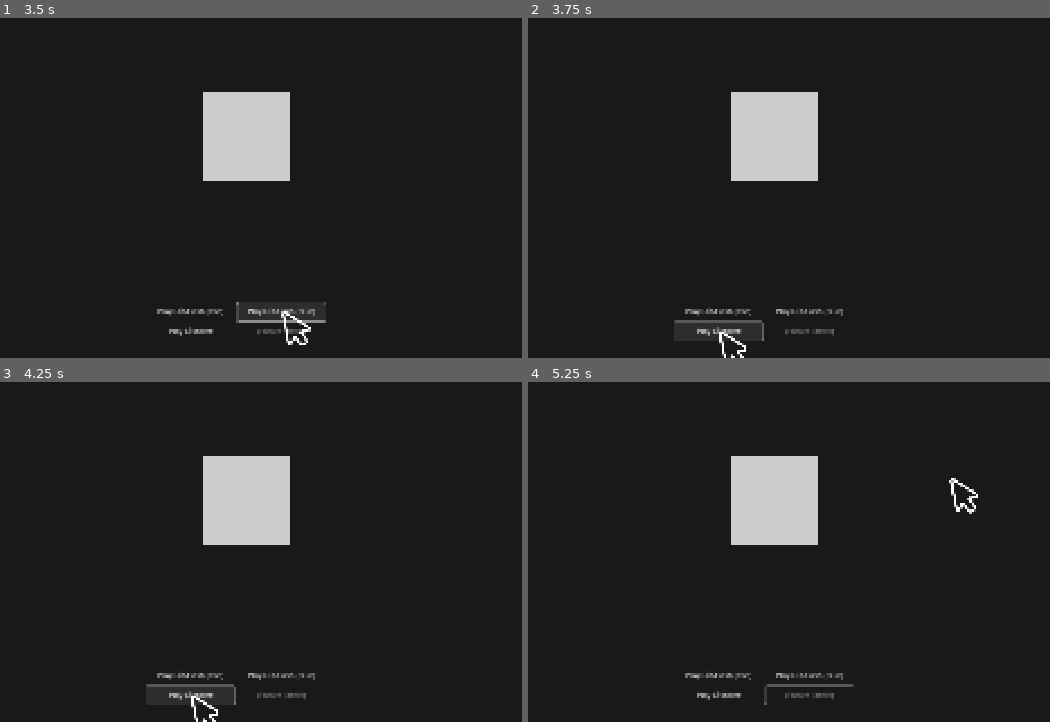
Above: before the commit, frames 1-4 (two rows, left to right).
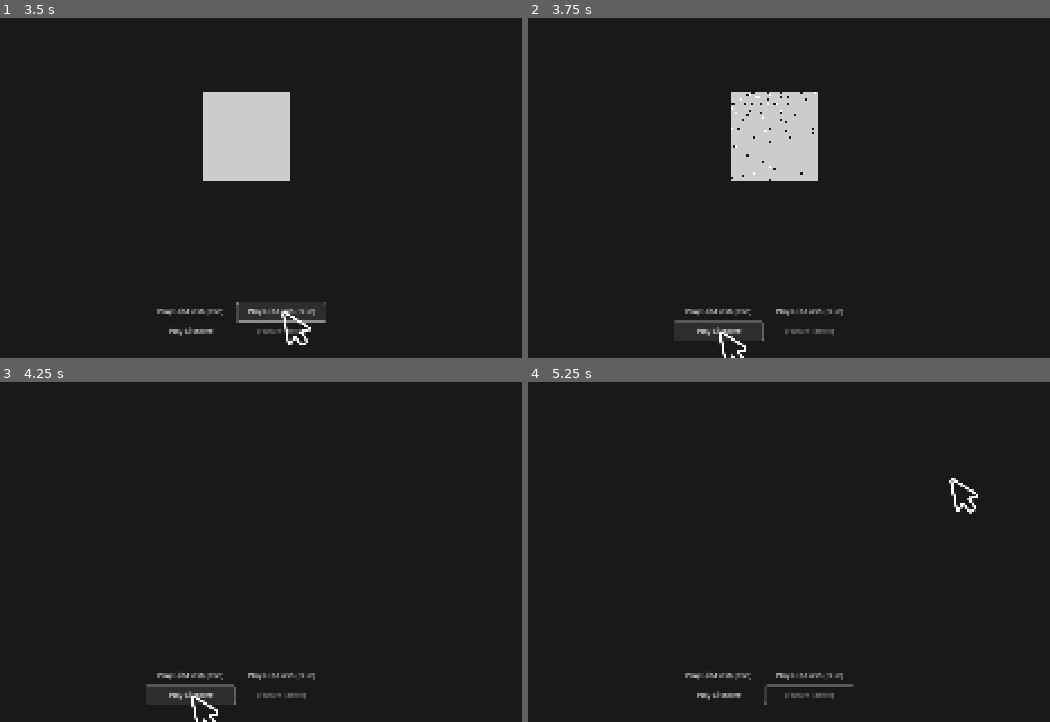
Above: after the commit, the same moments.

Repository: stevencasteel/Box-Battle
Game: Godot game, scene res://tools/fx_playground.tscn
Two runs of this game, one before a commit and one after it. Both use one fixed random seed, a clock stepped at 60 frames per second and the inputs below. This scene is started directly instead of the project's main scene. The engine's default icon, where the game draws it, is replaced by a stand-in: a white triangle on a blue panel in a dark square.
Inputs (mouse positions are in pixels of both pictures, inside the frame that each line leads up to):
- Up to frame 1 (3.5 s): click "Play Hit-Flash (Red)" at 0.5 s; click "Play Hit-Flash (Red)" at 1.25 s; click "Play Hit-Flash (Blue)" at 2 s; click "Play Hit-Flash (Blue)" at 2.75 s
- Up to frame 2 (3.75 s): click "Play Dissolve" at 3.5 s
- Up to frame 3 (4.25 s): no input
- Up to frame 4 (5.25 s): click "Play Dissolve" at 4.25 s; tap Enter (ui_accept) at 5 s; move the mouse to (950, 477) at 5.02 s; hold Right (ui_right) from 5.03 s (still down); click (950, 477) at 5.17 s

Frame 1 is identical in both runs. In frame 2, 0.2% of the frame differs, in the area x 38-56%, y 21-48%; in frame 3, 4.4%; in frame 4, 4.4%.
Error before the commit: Assertion failed: FXComponent requires a ServiceLocator. (res://src/entities/components/fx_component.gd:30)

Commit message:
refactor(fx): centralize shader effect logic in FXManager
Improves SRP by moving the complex implementation of shader effects
(material duplication, tweening, parameter setting, and cleanup) out of
the entity-level `FXComponent` and into the global `FXManager` autoload.

Changes:
- Added `apply_shader_effect()` and `cancel_effect_on_node()` to the
  `IFXManager` interface and its adapter.
- Implemented the logic for these methods in `FXManager`, which now
  manages the state of active shader effects on nodes via a dictionary.
- Simplified `FXComponent` into a lightweight requester. Its `play_effect`
  method is now a one-line call to the `IFXManager` service.
- The component's responsibility is now solely to 'request' an effect
  on its owner, not to 'implement' it.
- Fixed `fx_playground.gd` tool by injecting the required `ServiceLocator`
  dependency during setup, resolving a crash.

Diff:
--- a/src/api/interfaces/IFXManager.gd
+++ b/src/api/interfaces/IFXManager.gd
@@ -17,3 +17,12 @@
 func get_debug_stats() -> Dictionary: return {}
 func increment_shader_count() -> void: pass
 func decrement_shader_count() -> void: pass
+
+## Applies a shader effect directly to a target CanvasItem.
+func apply_shader_effect(
+	_target_node: CanvasItem, _effect: ShaderEffect, _overrides: Dictionary, _opts: Dictionary
+) -> Tween:
+	return null
+
+## Cancels any active shader effect on a specific node.
+func cancel_effect_on_node(_target_node: CanvasItem) -> void: pass
--- a/src/core/systems/fx_bindings/fx_manager_adapter.gd
+++ b/src/core/systems/fx_bindings/fx_manager_adapter.gd
@@ -35,7 +35,6 @@
 	_real_fx_manager.request_hit_stop(duration)
 
 func prewarm_shaders_async(effects: Array[ShaderEffect], prewarm_viewport: SubViewport) -> void:
-	# This is an awaitable function, so we must await it.
 	await _real_fx_manager.prewarm_shaders_async(effects, prewarm_viewport)
 
 func get_debug_stats() -> Dictionary:
@@ -46,3 +45,11 @@
 
 func decrement_shader_count() -> void:
 	_real_fx_manager.decrement_shader_count()
+
+func apply_shader_effect(
+	target_node: CanvasItem, effect: ShaderEffect, overrides: Dictionary, opts: Dictionary
+) -> Tween:
+	return _real_fx_manager.apply_shader_effect(target_node, effect, overrides, opts)
+
+func cancel_effect_on_node(target_node: CanvasItem) -> void:
+	_real_fx_manager.cancel_effect_on_node(target_node)
--- a/src/core/systems/fx_manager.gd
+++ b/src/core/systems/fx_manager.gd
@@ -9,6 +9,7 @@
 var _is_hit_stop_active: bool = false
 var _camera_shaker: CameraShaker = null
 var _services: ServiceLocator
+var _managed_effects: Dictionary = {}
 
 var _active_vfx_count: int = 0
 var _active_shader_effects: int = 0
@@ -21,32 +22,75 @@
 # --- Public Methods ---
 
 
-## Increments the active shader counter. Called by external systems like FXComponent.
+func apply_shader_effect(
+	target_node: CanvasItem, effect: ShaderEffect, overrides: Dictionary, opts: Dictionary
+) -> Tween:
+	if not is_instance_valid(target_node) or not is_instance_valid(effect):
+		return null
+
+	var target_id = target_node.get_instance_id()
+	cancel_effect_on_node(target_node)
+
+	var material_instance := effect.material.duplicate(true) as ShaderMaterial
+	if not is_instance_valid(material_instance):
+		push_error("FXManager: effect.material is not a ShaderMaterial.")
+		return null
+
+	if not overrides.is_empty():
+		for param_name in overrides:
+			material_instance.set_shader_parameter(param_name, overrides[param_name])
+
+	_managed_effects[target_id] = {
+		"original_material": target_node.material,
+		"effect_material": material_instance
+	}
+	target_node.material = material_instance
+
+	increment_shader_count()
+
+	var tween = create_tween().set_parallel(false)
+	tween.tween_property(
+		material_instance, "shader_parameter/fx_progress", 1.0, effect.duration
+	)
+
+	var preserve_final_state = opts.get("preserve_final_state", false)
+	tween.tween_callback(_on_shader_effect_finished.bind(target_node, preserve_final_state))
+	_managed_effects[target_id]["active_tween"] = tween
+
+	return tween
+
+
+func cancel_effect_on_node(target_node: CanvasItem) -> void:
+	if not is_instance_valid(target_node):
+		return
+	var target_id = target_node.get_instance_id()
+	if _managed_effects.has(target_id):
+		var effect_data = _managed_effects[target_id]
+		if is_instance_valid(effect_data.active_tween):
+			effect_data.active_tween.kill()
+		_on_shader_effect_finished(target_node, false)
+
+
 func increment_shader_count() -> void:
 	_active_shader_effects += 1
 
 
-## Decrements the active shader counter. Called by external systems like FXComponent.
 func decrement_shader_count() -> void:
 	_active_shader_effects -= 1
 
 
-## Stores a reference to the active CameraShaker in the scene.
 func register_camera_shaker(shaker: CameraShaker) -> void:
 	_camera_shaker = shaker
 
 
-## Clears the reference to the CameraShaker when the scene changes.
 func unregister_camera_shaker() -> void:
 	_camera_shaker = null
 
 
-## Checks if a valid CameraShaker is currently registered.
 func is_camera_shaker_registered() -> bool:
 	return is_instance_valid(_camera_shaker)
 
 
-## The main public API for triggering a screen shake effect.
 func request_screen_shake(shake_effect: ScreenShakeEffect) -> void:
 	if is_instance_valid(_camera_shaker):
 		_camera_shaker.start_shake(shake_effect)
@@ -54,7 +98,6 @@
 		push_warning("FXManager: request_screen_shake called, but no CameraShaker is registered.")
 
 
-## The main public API for spawning a visual effect from the object pool.
 func play_vfx(
 	effect: VFXEffect, global_position: Vector2, direction: Vector2 = Vector2.ZERO
 ) -> void:
@@ -81,28 +124,23 @@
 		vfx_instance.call("activate", dependencies)
 
 
-## Pauses specific gameplay nodes for a short duration to add impact to an event.
 func request_hit_stop(duration: float) -> void:
 	if _is_hit_stop_active:
 		return
 
 	_is_hit_stop_active = true
 
-	# 1. Find all nodes that should be affected by hit-stop.
 	var affected_nodes: Array[Node]
 	affected_nodes.append_array(get_tree().get_nodes_in_group(Identifiers.Groups.PLAYER))
 	affected_nodes.append_array(get_tree().get_nodes_in_group(Identifiers.Groups.ENEMY))
 
-	# 2. Pause the nodes using call_deferred to avoid physics engine errors.
 	for node in affected_nodes:
 		if is_instance_valid(node):
 			node.set_deferred("process_mode", Node.PROCESS_MODE_DISABLED)
 
-	# 3. Create a timer that is not affected by time scale.
 	var timer = get_tree().create_timer(duration, true, false, true)
 	await timer.timeout
 
-	# 4. Resume the nodes. Guard against scene changes during the await.
 	if not get_tree():
 		return
 
@@ -113,7 +151,6 @@
 	_is_hit_stop_active = false
 
 
-## Pre-compiles a list of shaders by briefly rendering them off-screen.
 func prewarm_shaders_async(effects: Array[ShaderEffect], prewarm_viewport: SubViewport) -> void:
 	if not is_instance_valid(prewarm_viewport):
 		push_error("FXManager: prewarm_shaders_async requires a valid SubViewport.")
@@ -128,16 +165,34 @@
 		temp_rect.material = effect.material.duplicate(true)
 		prewarm_viewport.add_child(temp_rect)
 
-		# Wait one frame for the renderer to process and compile the shader.
 		await get_tree().process_frame
 
 		temp_rect.queue_free()
 	print("FXManager: Shader pre-warm complete.")
 
 
-## Returns a dictionary of current FX stats for debugging purposes.
 func get_debug_stats() -> Dictionary:
 	return {
 		"active_vfx": _active_vfx_count,
 		"active_shaders": _active_shader_effects,
 	}
+
+# --- Private Methods ---
+
+func _on_shader_effect_finished(target_node: CanvasItem, preserve_final_state: bool) -> void:
+	decrement_shader_count()
+
+	if not is_instance_valid(target_node):
+		return
+
+	var target_id = target_node.get_instance_id()
+	if not _managed_effects.has(target_id):
+		return
+
+	var effect_data = _managed_effects[target_id]
+	var should_restore = not target_node.is_queued_for_deletion() and not preserve_final_state
+
+	if should_restore:
+		target_node.material = effect_data.original_material
+
+	_managed_effects.erase(target_id)
--- a/src/entities/components/fx_component.gd
+++ b/src/entities/components/fx_component.gd
@@ -12,22 +12,19 @@
 var _visual_node: CanvasItem
 var _health_component: HealthComponent
 var _hit_effect: ShaderEffect  # Injected Dependency
-var _original_material: Material
-var _current_effect_name: String = "None"
-var _active_tween: Tween
-var _services: ServiceLocator
-
+var _services: IFXManager
 
 # --- Godot Lifecycle Methods ---
 func _notification(what: int) -> void:
 	if what == NOTIFICATION_PREDELETE:
 		teardown()
 
-
 func setup(p_owner: Node, p_dependencies: Dictionary = {}) -> void:
 	self._owner = p_owner
-	self._services = p_dependencies.get("services")
-	assert(is_instance_valid(_services), "FXComponent requires a ServiceLocator.")
+	var service_locator: ServiceLocator = p_dependencies.get("services")
+	assert(is_instance_valid(service_locator), "FXComponent requires a ServiceLocator.")
+	self._services = service_locator.fx_manager
+	assert(is_instance_valid(_services), "FXComponent could not get IFXManager from ServiceLocator.")
 
 	assert(p_dependencies.has("visual_node"), "FXComponent requires a 'visual_node' dependency.")
 	_visual_node = p_dependencies.get("visual_node")
@@ -36,9 +33,6 @@
 		"'visual_node' must be a valid CanvasItem."
 	)
 
-	_original_material = _visual_node.material
-
-	# THE FIX: Automatically discover the HealthComponent on the owner.
 	if _owner.has_method("get_component"):
 		_health_component = _owner.get_component(HealthComponent)
 
@@ -52,105 +46,32 @@
 			is_instance_valid(_hit_effect),
 			"Injected 'hit_effect' must be a valid ShaderEffect resource."
 		)
-		# Guard against double-connect
 		if not _health_component.took_damage.is_connected(_on_owner_took_damage):
 			_health_component.took_damage.connect(_on_owner_took_damage)
 
-
 func teardown() -> void:
-	if is_instance_valid(_active_tween):
-		_active_tween.kill()
-		_active_tween = null
+	if is_instance_valid(_services):
+		_services.cancel_effect_on_node(_visual_node)
 
 	if is_instance_valid(_health_component):
 		if _health_component.took_damage.is_connected(_on_owner_took_damage):
 			_health_component.took_damage.disconnect(_on_owner_took_damage)
-
-	if is_instance_valid(_visual_node):
-		_visual_node.material = _original_material
 
 	_visual_node = null
 	_owner = null
 	_health_component = null
 	_services = null
 
-
 # --- Public API ---
 
-
 func play_effect(effect: ShaderEffect, overrides: Dictionary = {}, opts: Dictionary = {}) -> Tween:
-	if not is_instance_valid(effect) or not is_instance_valid(effect.material):
-		push_error("FXComponent: play_effect called with an invalid effect or material.")
+	if not is_instance_valid(_visual_node):
+		push_warning("FXComponent cannot play effect: visual node is invalid.")
 		return null
-
-	if is_instance_valid(_active_tween):
-		_active_tween.kill()
-
-	_current_effect_name = effect.resource_path.get_file()
-
-	# CORE FIX: Always duplicate the material to prevent shared state bugs.
-	var material_instance := effect.material.duplicate(true) as ShaderMaterial
-	if not is_instance_valid(material_instance):
-		push_error("FXComponent: effect.material is not a ShaderMaterial.")
-		return null
-
-	# Apply runtime parameter overrides if any were provided.
-	if not overrides.is_empty():
-		for param_name in overrides:
-			material_instance.set_shader_parameter(param_name, overrides[param_name])
-
-	_visual_node.material = material_instance
-
-	# Report the effect start to the central manager.
-	_services.fx_manager.increment_shader_count()
-
-	_active_tween = create_tween().set_parallel(false)
-	_active_tween.tween_property(
-		material_instance, "shader_parameter/fx_progress", 1.0, effect.duration
-	)
-
-	# The final step in the tween is to call the cleanup function.
-	# This ensures cleanup happens even if the tween is killed.
-	_active_tween.tween_callback(_on_effect_finished.bind(opts.get("preserve_final_state", false)))
-
-	return _active_tween
-
-
-## Returns the filename of the currently playing effect.
-func get_current_effect_name() -> String:
-	return _current_effect_name
-
+	return _services.apply_shader_effect(_visual_node, effect, overrides, opts)
 
 # --- Signal Handlers ---
 
-
 func _on_owner_took_damage(_damage_info: DamageInfo, _damage_result: DamageResult) -> void:
 	if is_instance_valid(_hit_effect):
-		play_effect(_hit_effect, {})
-	else:
-		push_warning(
-			(
-				"FXComponent on '%s' received took_damage, but has no default_hit_effect assigned."
-				% [_owner.name]
-			)
-		)
-
-
-func _on_effect_finished(preserve_final_state: bool) -> void:
-	# Report the effect end to the central manager.
-	if is_instance_valid(_services):
-		_services.fx_manager.decrement_shader_count()
-
-	# Ensure the owner is still valid before trying to access it.
-	if not is_instance_valid(_owner):
-		return
-
-	# Do not restore the original material if the owner is being deleted
-	# or if the effect is meant to be permanent (like a dissolve).
-	var should_restore := not _owner.is_queued_for_deletion() and not preserve_final_state
-
-	if is_instance_valid(_visual_node) and should_restore:
-		_visual_node.material = _original_material
-
-	_current_effect_name = "None"
-	_active_tween = null
+		play_effect(_hit_effect)
--- a/tools/fx_playground.gd
+++ b/tools/fx_playground.gd
@@ -11,9 +11,15 @@
 
 func _ready() -> void:
 	if not Engine.is_editor_hint():
-		# The FXComponent is a direct child in this tool scene, not built from an archetype.
-		# We can set it up directly.
-		fx_component.setup(test_subject, {"visual_node": test_subject})
+		# THE FIX: When running the scene, the ServiceLocator autoload is
+		# available globally. We must provide it to the component's setup
+		# method to satisfy its dependency contract.
+		var dependencies = {
+			"visual_node": test_subject,
+			"services": ServiceLocator,
+			"hit_effect": _hit_flash_effect # Provide a default hit effect
+		}
+		fx_component.setup(test_subject, dependencies)
 		test_subject.visible = true
 
 
Not shown, changed: docs/CHANGELOG.txt
